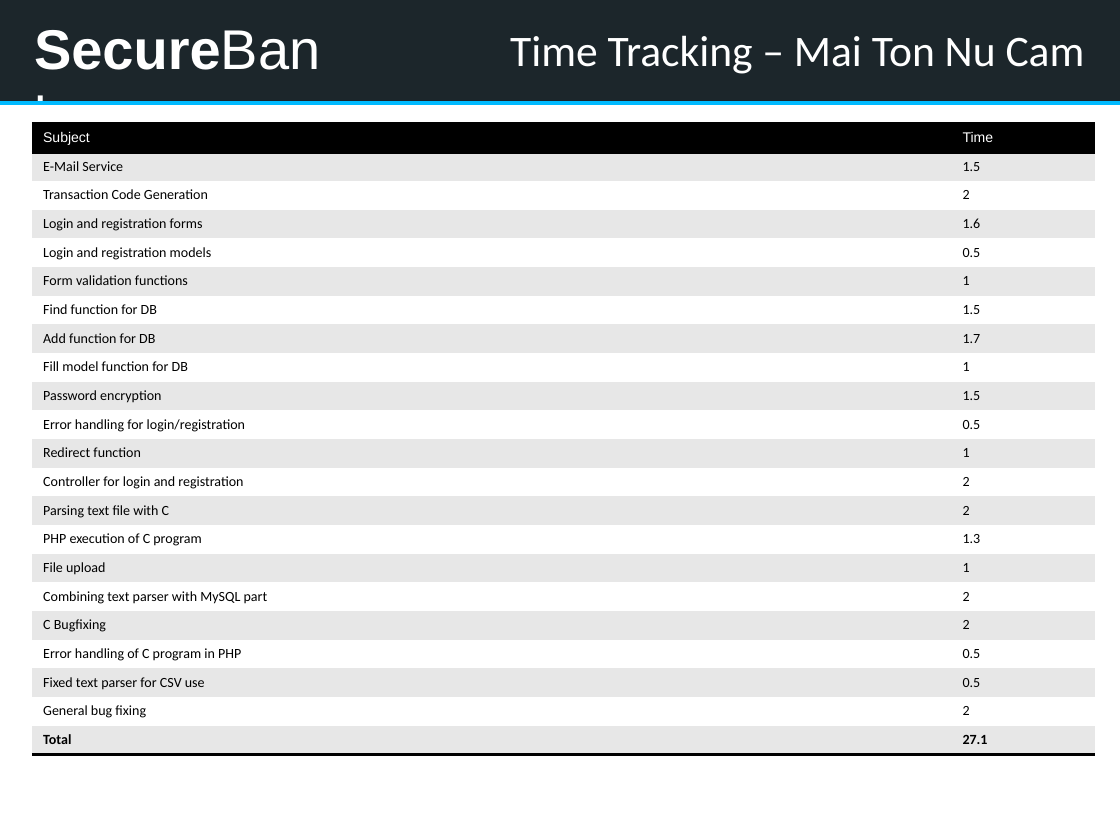
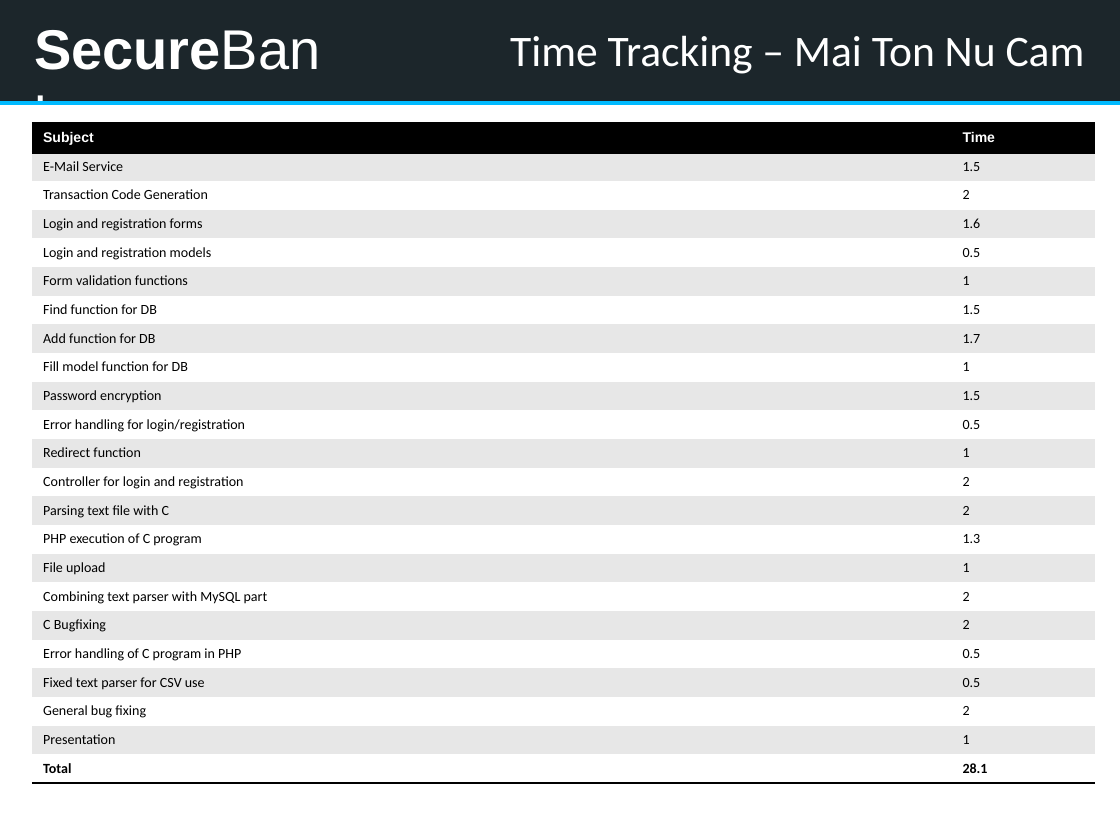
Before and after one commit to kwuerl/secure-coding-team-8, a slide deck: slide 5 of presentation1.pptx. Drawn at 1120x840 pixels with LibreOffice and Linux fonts; fonts in the diff are those of the drawing. Boxes give left, top, right and bottom in pixels: in the first picture for what was removed or moved away, otherwise in the second. Text is boxed around its words. In the diff, an @@ line names an element or a change of style, - is before the commit and + after.

```diff
--- a/presentation1.pptx
+++ b/presentation1.pptx
@@ table at [32, 123, 1096, 783] @@
-row 22: Total | 27.1
+row 22: Presentation | 1
+row 23: Total | 28.1
```
Also in this commit, not shown: 8 other slides changed, 5 slides added.
